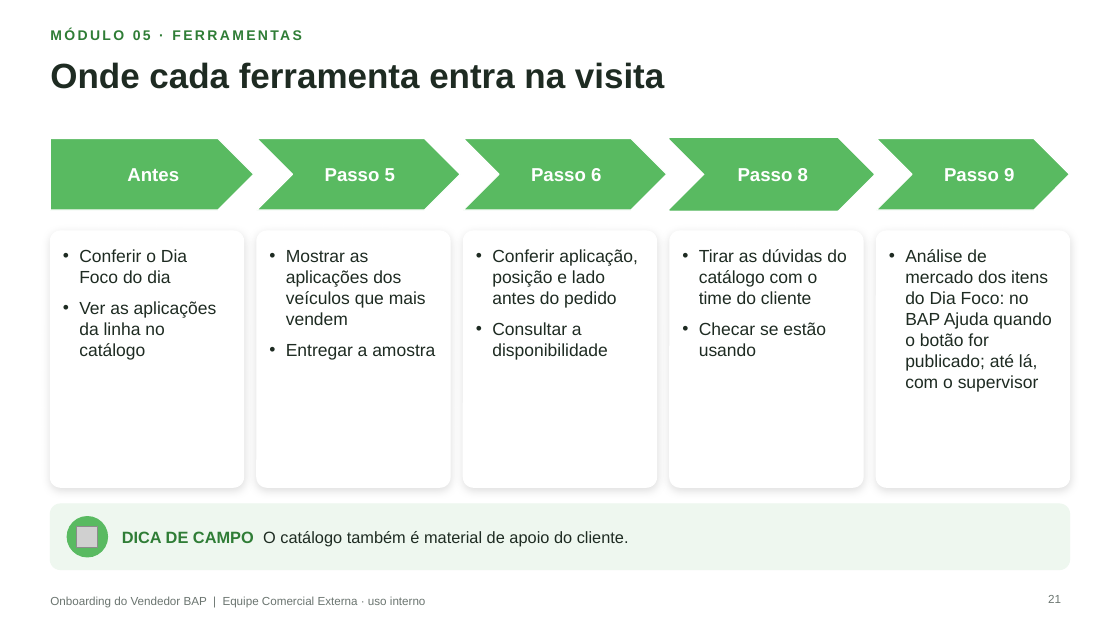
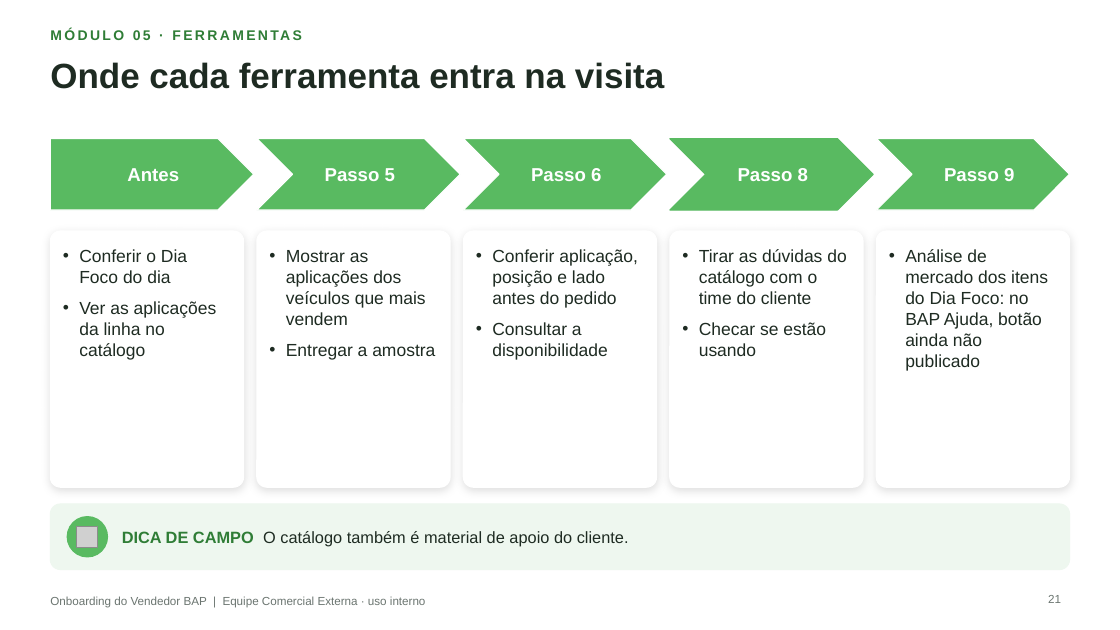
Before and after one commit to aloirr/bapajudacatalogo, a slide deck: slide 21 of catalogo_grafico/entregas/Treinamento_Onboarding_Vendedor_BAP_Vendedores.pptx. Drawn at 1120x630 pixels with LibreOffice and Linux fonts; fonts in the diff are those of the drawing; grey boxes stand for pictures; background and template pictures are left out. Boxes give left, top, right and bottom in pixels: in the first picture for what was removed or moved away, otherwise in the second. Text is boxed around its words. In the diff, an @@ line names an element or a change of style, - is before the commit and + after.

```diff
--- a/catalogo_grafico/entregas/Treinamento_Onboarding_Vendedor_BAP_Vendedores.pptx
+++ b/catalogo_grafico/entregas/Treinamento_Onboarding_Vendedor_BAP_Vendedores.pptx
@@ text at bbox=[905, 249, 1048, 371]: text changed @@
-• Análise de mercado dos itens do Dia Foco: no BAP Ajuda quando o botão for publicado; até lá, com o supervisor
+• Análise de mercado dos itens do Dia Foco: no BAP Ajuda, botão ainda não publicado
```
Also in this commit, not shown: 3 other slides changed, 2 other files.
